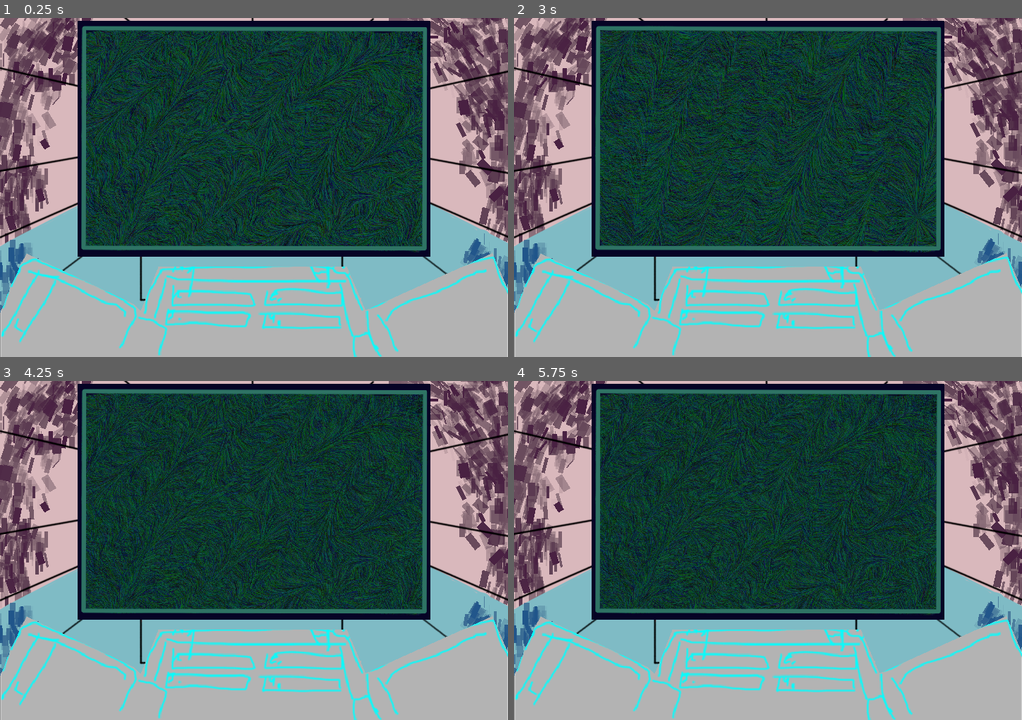
Above: before the commit, frames 1-4 (two rows, left to right).
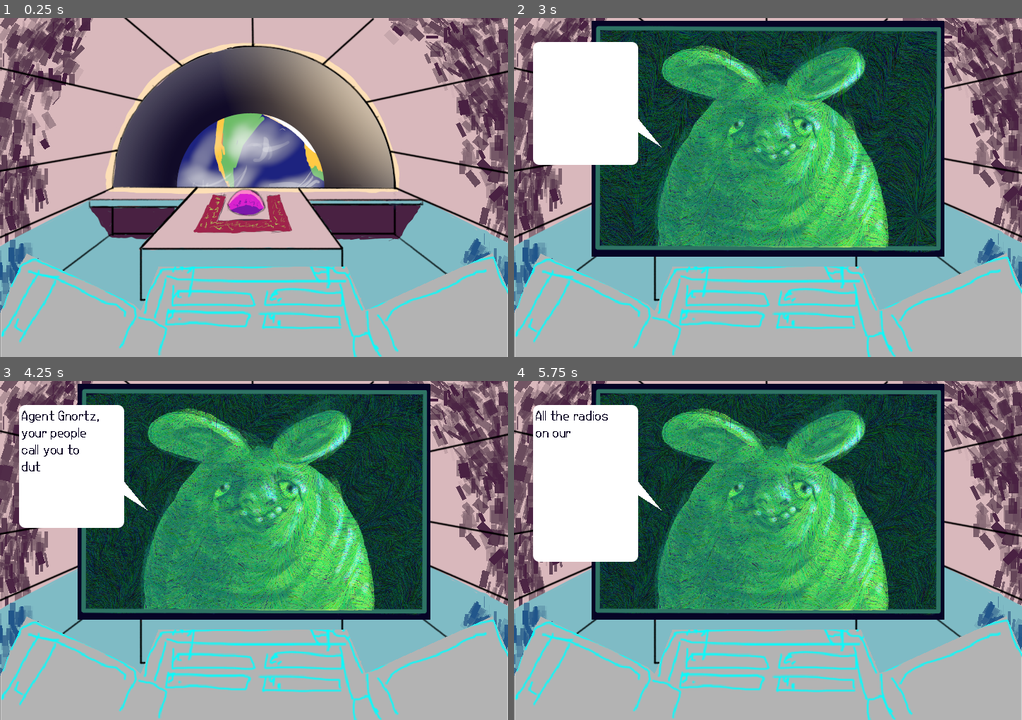
Above: after the commit, the same moments.

Repository: murumart/badass
Game: Godot game, scene res://scenes/encounter/encounter.tscn
The game is run twice, just before and just after one commit, with the same random seed, the same clock (stepped at 60 frames per second) and the same inputs. This scene is started directly instead of the project's main scene.
Inputs (mouse positions are in pixels of both pictures, inside the frame that each line leads up to):
- Up to frame 1 (0.25 s): no input
- Up to frame 2 (3 s): tap Enter at 0.5 s; move the mouse to (879, 170) at 0.52 s; move the mouse to (666, 204) at 1.27 s; move the mouse to (818, 112) at 2.02 s; move the mouse to (742, 255) at 2.77 s
- Up to frame 3 (4.25 s): move the mouse to (406, 601) at 3.52 s
- Up to frame 4 (5.75 s): move the mouse to (615, 499) at 4.27 s; click (625, 516) at 5 s, where only the run after the commit has a clickable "→"

The runs differ from the first frame. In frame 1, 48% of the frame differs, in the area x 15-85%, y 0-71%; in frame 2, 29%; in frame 3, 29%; in frame 4, 31%.

Commit message:
Best stuff person being

Diff:
--- a/resources/theme/main_theme.tres
+++ b/resources/theme/main_theme.tres
@@ -26,6 +26,7 @@
 Button/styles/pressed = ExtResource("3_1ywy2")
 Control/font_sizes/font_size = 22
 Control/fonts/font = ExtResource("2_jtx1y")
+Control/fonts/normal_font = ExtResource("2_jtx1y")
 Slider/styles/grabber_area = SubResource("StyleBoxFlat_wif3f")
 Slider/styles/grabber_area_highlight = SubResource("StyleBoxFlat_qmhhu")
 Slider/styles/slider = SubResource("StyleBoxFlat_kh2cq")
--- a/scenes/encounter/encounter.gd
+++ b/scenes/encounter/encounter.gd
@@ -5,11 +5,32 @@
 @export var background_parent: Node
 @export var person_parent: Node
 
+var person: Person
+var background: Node2D
+
 
 func _ready() -> void:
 	assert(data != null)
-	background_parent.add_child(data.background.instantiate())
-	person_parent.add_child(data.person.instantiate())
+	background = data.background.instantiate()
+	background_parent.add_child(background)
+	person = data.person.instantiate() as Person
+	assert(person != null, "person is null (wrong type?)")
+	person_parent.add_child(person)
+	person.modulate.a = 0
+
+	begin_encounter()
+
+
+func begin_encounter() -> void:
+	var tw := create_tween().set_trans(Tween.TRANS_CUBIC)
+	tw.tween_interval(1)
+	person.play_animation("idle")
+	tw.tween_property(person, "modulate:a", 1.0, 1.0).from(0.0)
+	tw.tween_interval(1)
+	if not person.starting_lines.is_empty():
+		tw.tween_callback(func() -> void:
+			person.speak(person.starting_lines)
+		)
 
 
 static func enter(tree: SceneTree, edata: EncounterData) -> void:
--- a/scenes/encounter/people/boss.tscn
+++ b/scenes/encounter/people/boss.tscn
@@ -27,6 +27,7 @@
 [sub_resource type="Resource" id="Resource_0mxwg"]
 script = ExtResource("2_0mxwg")
 name = "talk about mission"
+emotional_response = 1
 contribution_to_goal = 1.0
 metadata/_custom_type_script = "uid://dv5b43nkgajqi"
 
@@ -482,6 +483,11 @@
 [node name="Boss" unique_id=359469956 node_paths=PackedStringArray("animator") instance=ExtResource("1_4lv0d")]
 topics = Array[ExtResource("2_0mxwg")]([SubResource("Resource_bjruo"), SubResource("Resource_0mxwg"), SubResource("Resource_iotei"), SubResource("Resource_ffpwu")])
 goal = 4.0
+starting_lines = "Agent Gnortz, your people call you to duty!
+All the radios on our homeplanet of Grogzoria were destroyed by the heinous radio eating locust.
+The creation of radios is a craft long lost to our artisans.
+Only known creature capable of such feats is a great Terran inventor Ni-Cola Tesla.
+You must find him or her and request his aid to save the infrastructure of our society for without radios it will surely collapse..."
 animator = NodePath("Animator")
 
 [node name="Animator" type="AnimationPlayer" parent="." index="0" unique_id=214613681]
@@ -531,3 +537,9 @@
 autoplay = "default"
 frame_progress = 0.22201948
 speed_scale = 1.11
+
+[node name="SpeechBubble" parent="." index="2" unique_id=663125359]
+offset_left = -333.0
+offset_top = -137.0
+offset_right = -184.0
+offset_bottom = 37.0
--- a/scenes/encounter/people/person.gd
+++ b/scenes/encounter/people/person.gd
@@ -1,8 +1,11 @@
 class_name Person extends Node2D
 
-enum Mode {
+signal speaking_finished
+
+enum State {
 	IDLE,
 	SEND_SIGNAL,
+	SPEAKING,
 }
 
 @export var topics: Array[Topic]
@@ -10,8 +13,17 @@
 @export_multiline var starting_lines: String
 
 @export_group("Internal")
+@export var speech_bubble: SpeechBubble
+
 @export var animator: AnimationPlayer
-@export var mode: Mode
+var _state: State
+@export var state: State:
+	get:
+		return _state
+	set(value):
+		var old := _state
+		_state = value
+		_on_state_set(value, old)
 @export_group("")
 
 var topic_progresses: Dictionary[Topic, int]
@@ -19,9 +31,41 @@
 
 func _ready() -> void:
 	assert(animator != null, "person needs an animator to be animated.")
+	assert(speech_bubble != null)
+	#_validate_topics() # TODO uncomment when the logic is implemented
+
+	state = State.IDLE
 
 
 func play_animation(anim: StringName) -> void:
 	assert(animator.has_animation(anim))
-	animator.play("anim")
+	animator.play(anim)
 	animator.queue("idle")
+
+
+func speak(text: String) -> void:
+	assert(state == State.IDLE)
+	var lines := text.split("\n")
+	state = State.SPEAKING
+	speech_bubble.speak_lines(lines)
+	await speech_bubble.speaking_finished
+	state = State.IDLE
+	speaking_finished.emit()
+
+
+func _on_state_set(to: State, old: State) -> void:
+	pass
+
+
+func _validate_topics() -> void:
+	var i := 0
+	var found := []
+	for topic in topics:
+		assert(topic.name not in found, "topic name used already")
+		assert(topic.name != "", "topic name is empty")
+		assert(not topic.responses.is_empty(), "topic has no text responses")
+		found.append(topic.name)
+		if topic.topic_appears_when == Topic.PrereqBehaviour.PREREQUISITE_EXHAUSTED:
+			assert(topic.prerequisite_topic_index != i, "topic's prerequisite index is itself's index")
+			assert(topic.prerequisite_topic_index >= 0 and topic.prerequisite_topic_index < topics.size(), "topic's prerequisite index out of range")
+		i += 1
--- a/scenes/encounter/people/person.tscn
+++ b/scenes/encounter/people/person.tscn
@@ -1,7 +1,15 @@
 [gd_scene format=3 uid="uid://dy8dyd45a52ty"]
 
 [ext_resource type="Script" uid="uid://iujsf2pw8lm2" path="res://scenes/encounter/people/person.gd" id="1_mw3jb"]
+[ext_resource type="PackedScene" uid="uid://cjs3lg8yk7gne" path="res://scenes/ui/speech_bubble.tscn" id="2_n8r47"]
 
-[node name="Person" type="Node2D" unique_id=1361515156]
+[node name="Person" type="Node2D" unique_id=1361515156 node_paths=PackedStringArray("speech_bubble")]
 script = ExtResource("1_mw3jb")
+speech_bubble = NodePath("SpeechBubble")
 metadata/_custom_type_script = "uid://iujsf2pw8lm2"
+
+[node name="SpeechBubble" parent="." unique_id=663125359 instance=ExtResource("2_n8r47")]
+offset_left = -175.0
+offset_top = -127.0
+offset_right = -26.0
+offset_bottom = 47.0
--- /dev/null
+++ b/scenes/ui/speech_bubble.gd
@@ -0,0 +1,58 @@
+class_name SpeechBubble extends PanelContainer
+
+signal _next_line_requested
+signal line_finished
+signal speaking_finished
+
+enum State {
+	IDLE,
+	SPEAKING,
+}
+
+var state: State
+
+@export var textlabel: RichTextLabel
+@export var nextbutton: Button
+
+var _remove_bbcode_regex := RegEx.new()
+
+
+func _ready() -> void:
+	assert(textlabel != null)
+	assert(nextbutton != null)
+	hide()
+	_remove_bbcode_regex.compile("\\[.+?\\]")
+	nextbutton.pressed.connect(request_next_line)
+	nextbutton.hide()
+
+
+func speak_lines(lines: PackedStringArray) -> void:
+	assert(state == State.IDLE)
+	show()
+	state = State.SPEAKING
+	for line in lines:
+		speak_text(line)
+		await line_finished
+		nextbutton.show()
+		await _next_line_requested
+		nextbutton.hide()
+	state = State.IDLE
+	speaking_finished.emit()
+	hide()
+
+
+func speak_text(text: String) -> void:
+	assert(state == State.SPEAKING)
+	state = State.SPEAKING
+	textlabel.text = text
+	textlabel.visible_ratio = 0.0
+	var tw := create_tween()
+	var stripped := _remove_bbcode_regex.sub(text, "", true)
+	tw.tween_property(textlabel, ^"visible_ratio", 1.0, stripped.length() * 0.03)
+	tw.tween_callback(func() -> void:
+		line_finished.emit()
+	)
+
+
+func request_next_line() -> void:
+	_next_line_requested.emit()
--- /dev/null
+++ b/scenes/ui/speech_bubble.tscn
@@ -0,0 +1,59 @@
+[gd_scene format=3 uid="uid://cjs3lg8yk7gne"]
+
+[ext_resource type="Script" uid="uid://c8ocqu8f6hf1s" path="res://scenes/ui/speech_bubble.gd" id="1_kdf6q"]
+
+[sub_resource type="StyleBoxFlat" id="StyleBoxFlat_37ts1"]
+content_margin_left = 3.0
+content_margin_top = 3.0
+content_margin_right = 3.0
+content_margin_bottom = 3.0
+bg_color = Color(1, 1, 1, 1)
+corner_radius_top_left = 9
+corner_radius_top_right = 9
+corner_radius_bottom_right = 9
+corner_radius_bottom_left = 9
+
+[sub_resource type="Curve" id="Curve_37ts1"]
+_data = [Vector2(0, 1), 0.0, 0.0, 0, 0, Vector2(1, 0), 0.0, 0.0, 0, 0]
+point_count = 2
+
+[node name="SpeechBubble" type="PanelContainer" unique_id=663125359 node_paths=PackedStringArray("textlabel", "nextbutton")]
+offset_left = 1.0
+offset_right = 150.0
+offset_bottom = 174.0
+pivot_offset = Vector2(145, 116)
+theme_override_styles/panel = SubResource("StyleBoxFlat_37ts1")
+script = ExtResource("1_kdf6q")
+textlabel = NodePath("MarginContainer/RichTextLabel")
+nextbutton = NodePath("HBoxContainer/VBoxContainer/NextSpeechButton")
+
+[node name="Line2D" type="Line2D" parent="." unique_id=1952329087]
+position = Vector2(7, 7)
+points = PackedVector2Array(129, 101, 175, 142)
+width = 19.64
+width_curve = SubResource("Curve_37ts1")
+
+[node name="MarginContainer" type="MarginContainer" parent="." unique_id=1217526062]
+layout_mode = 2
+theme_override_constants/margin_right = 22
+
+[node name="RichTextLabel" type="RichTextLabel" parent="MarginContainer" unique_id=603030193]
+layout_mode = 2
+theme_override_colors/default_color = Color(0.06666667, 0.043137256, 0.15686275, 1)
+theme_override_font_sizes/normal_font_size = 20
+bbcode_enabled = true
+text = "asfafafaäö,ca dapodskas podkaspod akdpoka psdokp aod pakd asdoakd paokdpaok"
+fit_content = true
+visible_characters_behavior = 1
+
+[node name="HBoxContainer" type="HBoxContainer" parent="." unique_id=294296222]
+layout_mode = 2
+alignment = 2
+
+[node name="VBoxContainer" type="VBoxContainer" parent="HBoxContainer" unique_id=1746112850]
+layout_mode = 2
+alignment = 2
+
+[node name="NextSpeechButton" type="Button" parent="HBoxContainer/VBoxContainer" unique_id=836767141]
+layout_mode = 2
+text = "→"
Not shown, added: scenes/ui/speech_bubble.gd.uid
